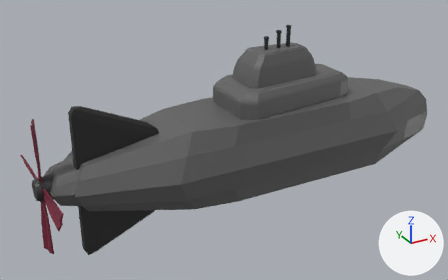
Before and after pictures for a commit that changed the glTF model obj/Submarine.glb.
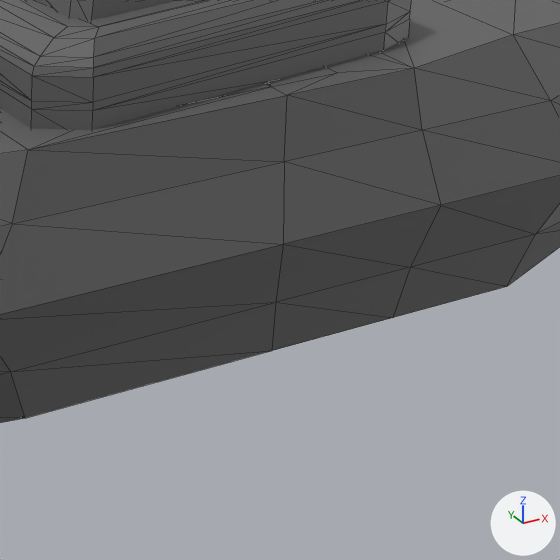
The first picture shows the older version from a camera (50 mm lens) standing at (-9.35, -12.46, 6.45) and looking at (-2.36, 0.24, 0.1). The close-ups show both versions on the part from 52% to 87% of the width and 30% to 86% of the height of that picture; other places that the commit changed are outside them. The lights are fixed; the arrows at lower right show +X, +Y and +Z. The close-ups show mesh edges as thin lines. Where no turn or scale is listed for an object, it has been applied to the vertices.
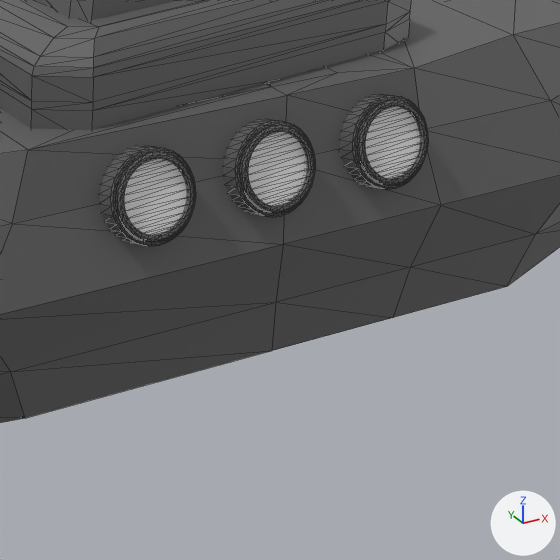
The change in detail:
Material 'Material' (mat_material) is new.
Its base color is (0.8, 0.8, 0.8) (white #e7e7e7).
Its roughness is 0.4.
Mesh me_cylinder_016 is new.
It has 256 vertices, 508 faces and spans x 1.467..2.137, y -1.359..-0.998, z 0.218..0.908.
It uses material mat_material_001 (dark grey #636363).
Mesh me_cylinder_015 is new.
It has 64 vertices, 124 faces and spans x 1.528..2.076, y -1.311..-1.14, z 0.311..0.848.
It uses material mat_material (white #e7e7e7).
Mesh me_cylinder_014 is new.
It has 256 vertices, 508 faces and spans x 0.467..1.137, y -1.359..-0.998, z 0.218..0.908.
It uses material mat_material_001 (dark grey #636363).
Mesh me_cylinder_013 is new.
It has 64 vertices, 124 faces and spans x 0.528..1.076, y -1.311..-1.14, z 0.311..0.848.
It uses material mat_material (white #e7e7e7).
Mesh me_cylinder_012 is new.
It has 256 vertices, 508 faces and spans x -0.533..0.137, y -1.359..-0.998, z 0.218..0.908.
It uses material mat_material_001 (dark grey #636363).
Mesh me_cylinder_011 is new.
It has 64 vertices, 124 faces and spans x -0.472..0.076, y -1.311..-1.14, z 0.311..0.848.
It uses material mat_material (white #e7e7e7).
Object 'Cylinder.008' (ob_cylinder_008) is new; it shows me_cylinder_016.
Its location is (-1.607, 0.0, 0.0).
Object 'boat_window5' (ob_boat_window5) is new; it shows me_cylinder_015.
Its location is (-1.607, 0.0, 0.0).
Object 'Cylinder.007' (ob_cylinder_007) is new; it shows me_cylinder_014.
Its location is (-1.607, 0.0, 0.0).
Object 'boat_window4' (ob_boat_window4) is new; it shows me_cylinder_013.
Its location is (-1.607, 0.0, 0.0).
Object 'Cylinder.005' (ob_cylinder_005) is new; it shows me_cylinder_012.
Its location is (-1.607, 0.0, 0.0).
Object 'boat_window3' (ob_boat_window3) is new; it shows me_cylinder_011.
Its location is (-1.607, 0.0, 0.0).

Pixel boxes (x1, y1, x2, y2) of what changed, in the close-ups (560 x 560 px):
'Cylinder.005', added
    after: (100, 145, 196, 246)
'Cylinder.007', added
    after: (223, 119, 315, 217)
'boat_window3', added
    after: (124, 158, 186, 235)
'Cylinder.008', added
    after: (340, 94, 428, 189)
'boat_window4', added
    after: (248, 131, 307, 206)
'boat_window5', added
    after: (365, 106, 420, 179)
